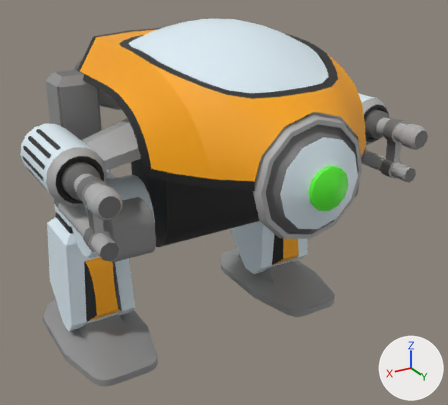
Renders of the FBX model Assets/Content/Units/sentry_bot.fbx from each side of a commit.
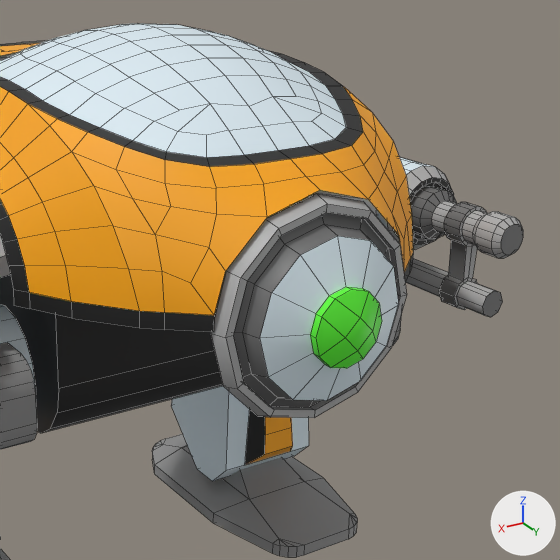
Old and new are each drawn whole from a 50 mm camera at (0.755, 1.275, 1.054) aimed at (0.008, 0.031, 0.432) and again close up on the part from 30% to 100% of the width and 1% to 79% of the height. Every picture has the same lights, and +X, +Y and +Z are marked at lower right. The close-ups show mesh edges as thin lines. Where no turn or scale is listed for an object, it has been applied to the vertices.

Names of what the first close-up shows: 'Core', 'Eye', 'Foot.R', 'Gun.R', 'Head', 'LowerLeg.R', 'UpperLeg.R'.
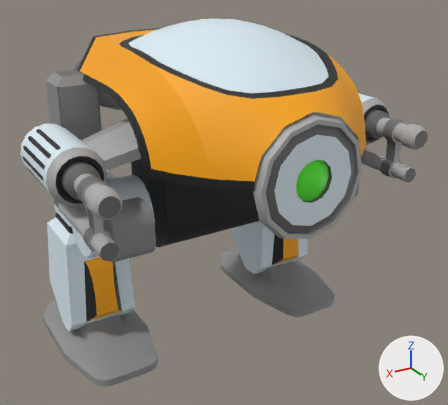
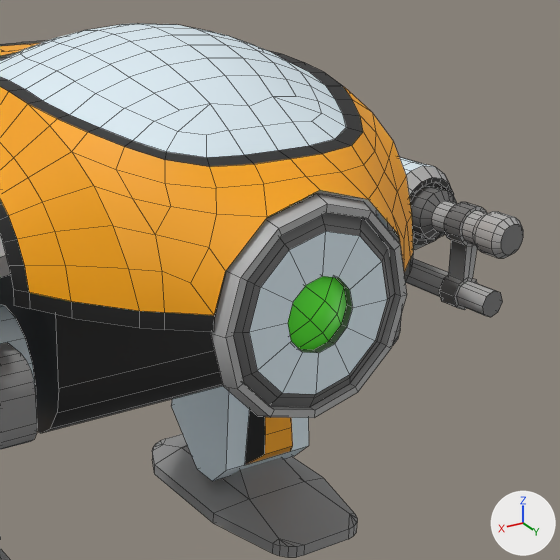
Where the newer file only moved an object's origin or applied its transform, the numbers keep the older frame.

What differs and where, as boxes [x1, y1, x2, y2] in the close-ups (560 x 560 px; the box of a moved part takes in the faces that stretch with it):
```json
{"part": 1, "of": "me_sphere_007", "change": "moved or reshaped", "before": [316, 289, 382, 368], "after": [288, 276, 347, 350]}
{"part": 2, "of": "me_sphere_007", "change": "moved or reshaped", "before": [310, 287, 367, 366], "after": [300, 278, 353, 353]}
{"part": 3, "of": "me_sphere_007", "change": "moved or reshaped", "before": [242, 224, 399, 401], "after": [242, 224, 390, 398]}
```

Edits to the scene script, one JSON object a line:
```json
{"block": "me_sphere_007", "where": "me_sphere_007.from_pydata(...)  # 100 vertices, 93 faces; spans x -0.135..0.135, y 0.0..0.085, z -0.135..0.135"}
{"block": "me_sphere_007", "where": "# used by ob_eye; location = (0.0, 0.35, 0.6)"}
{"block": "me_sphere_007", "change": "me_sphere_007 part 1: all 16 vertices in x -0.046..0.046, y 0.069..0.085, z -0.046..0.046 are moved by (0.0, -0.06, 0.0)"}
{"block": "me_sphere_007", "change": "me_sphere_007 part 2: all 12 vertices in x -0.046..0.046, y 0.059, z -0.046..0.046 are moved by (0.0, -0.04, 0.0)"}
{"block": "me_sphere_007", "change": "me_sphere_007 part 3: all 12 vertices in x -0.098..0.098, y 0.039, z -0.098..0.098 are moved by (0.0, -0.02, 0.0)"}
```
